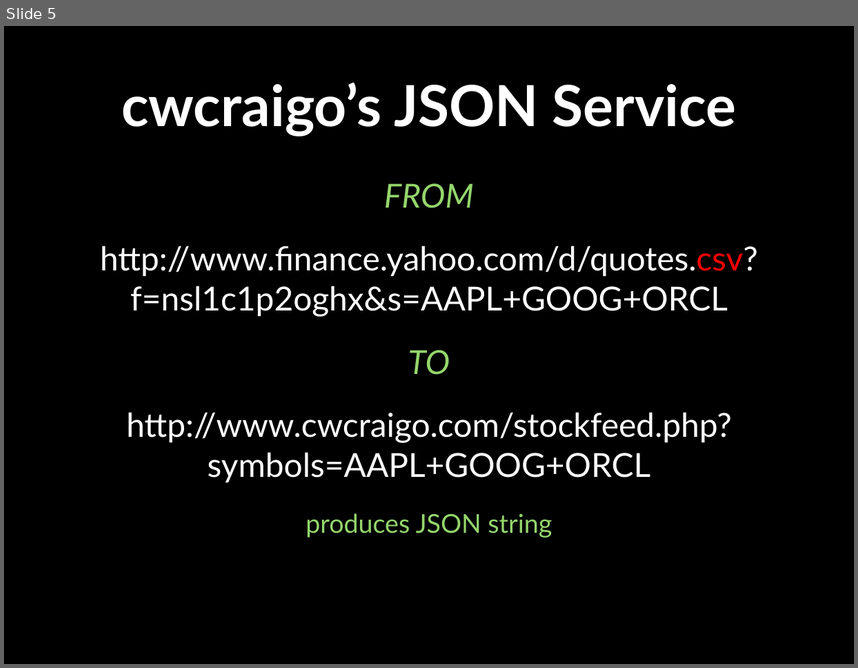
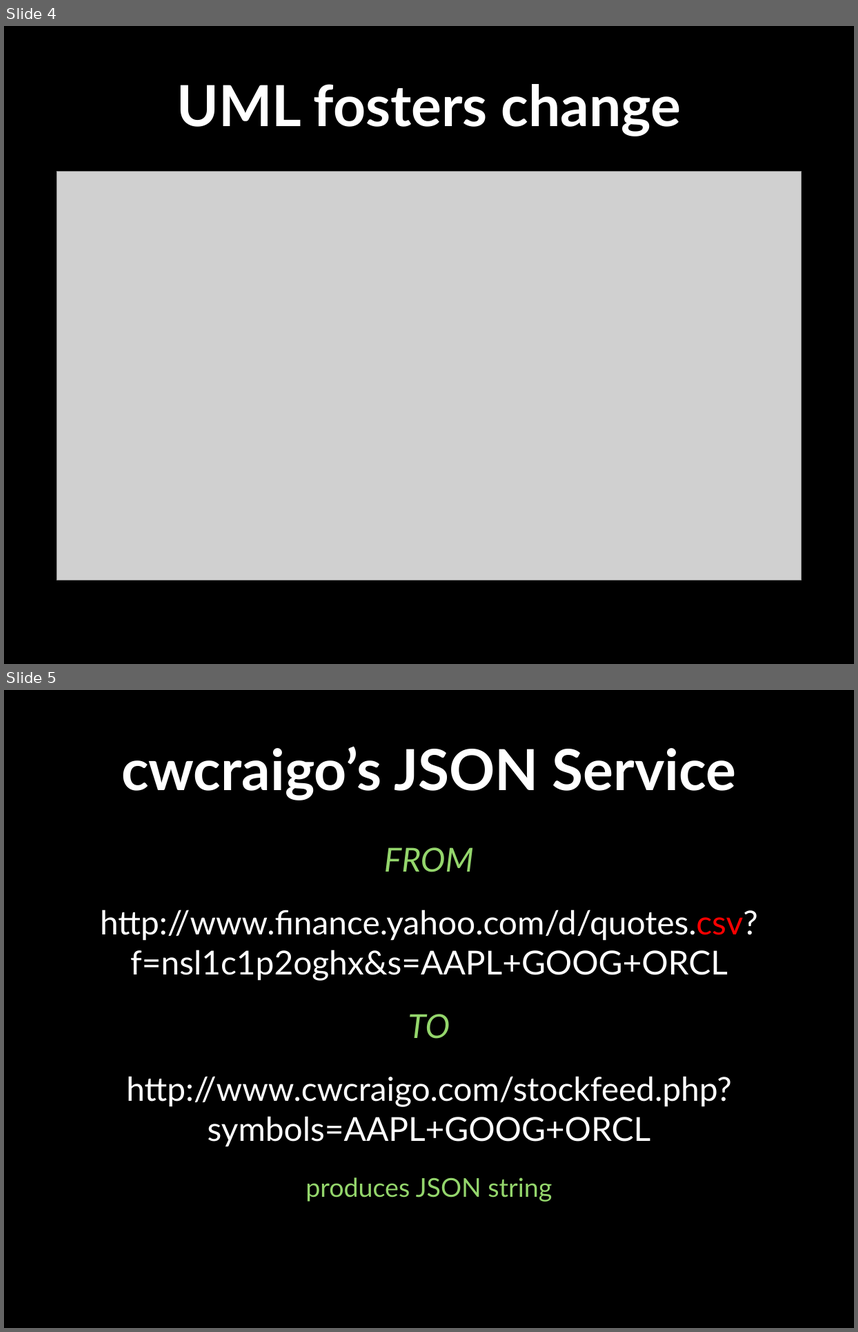
Before and after one commit to cwcraigo/TicWatch, a slide deck: Documents/CIT312Presentation.pptx. Shown one above the other, each under a label of ours: slide 5 before the commit, slides 4 and 5 after it. The pictures are 858x668 and 858x1332 pixels, drawn with LibreOffice and Linux fonts; fonts in the diff are those of the drawing; grey boxes stand for pictures; background and template pictures are left out. Boxes give left, top, right and bottom in pixels: in the first picture for what was removed or moved away, otherwise in the second. Text is boxed around its words. In the diff, an @@ line names an element or a change of style, - is before the commit and + after.

```diff
--- a/Documents/CIT312Presentation.pptx
+++ b/Documents/CIT312Presentation.pptx
@@ slide 4 added at (4,26,854,664), background picture (left out) @@
@@ title added at (176,84,681,136), 48 pt, text #FFFFFF, bold @@
+UML fosters change
@@ picture added at (56,172,802,579) @@
```
Also in this commit, not shown: 2 slides changed, 2 other slides added.
